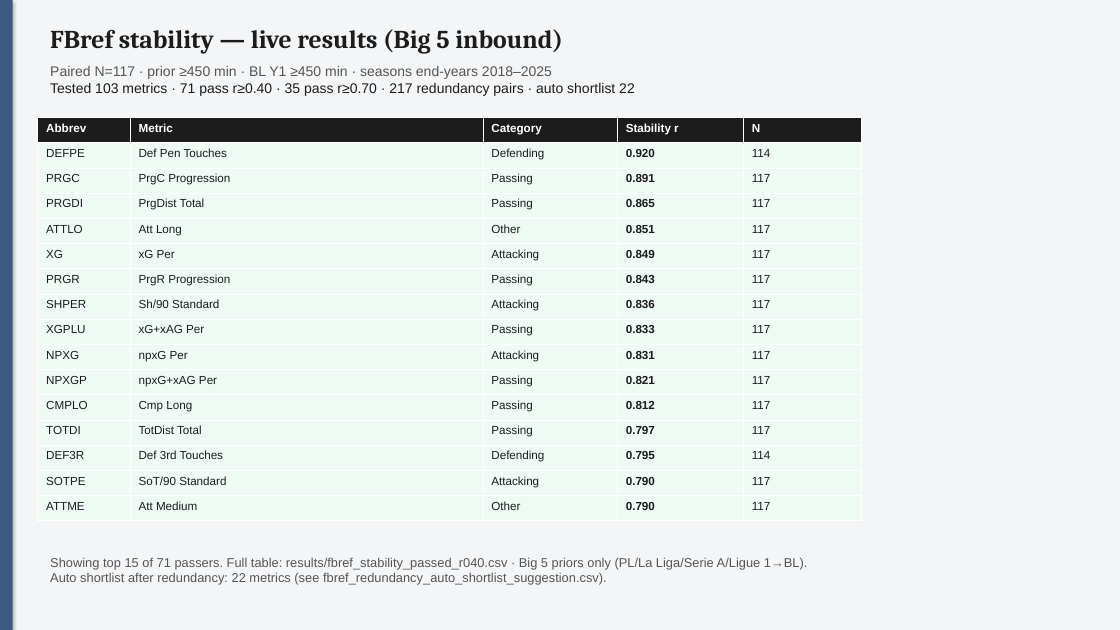
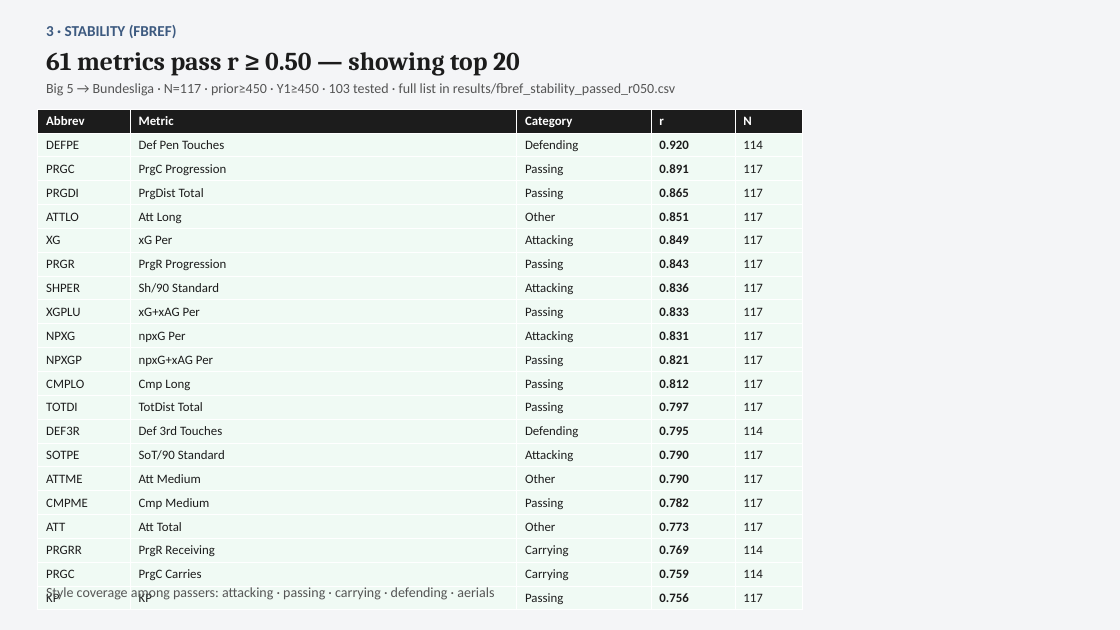
Before and after one commit to colbymorris08/bundesliga-transfer-traits, a slide deck: slide 6 of bundesliga_transfer_traits.pptx (slide 5 before the commit). Drawn at 1120x630 pixels with LibreOffice and Linux fonts; fonts in the diff are those of the drawing. Boxes give left, top, right and bottom in pixels: in the first picture for what was removed or moved away, otherwise in the second. Text is boxed around its words. In the diff, an @@ line names an element or a change of style, - is before the commit and + after.

```diff
--- a/bundesliga_transfer_traits.pptx
+++ b/bundesliga_transfer_traits.pptx
@@ rectangle removed at [0, 0, 13, 630] @@
@@ text added at [46, 25, 177, 38], 13 pt, text #3D5A80, bold @@
+3 · STABILITY (FBREF)
@@ text at [46, 52, 520, 75]: text changed @@
-FBref stability — live results (Big 5 inbound)
+61 metrics pass r ≥ 0.50 — showing top 20
@@ text at [46, 83, 675, 96]: text changed; font Arial to Calibri; text colour #1C1C1C to #555555 @@
-Paired N=117 · prior ≥450 min · BL Y1 ≥450 min · seasons end-years 2018–2025
-Tested 103 metrics · 71 pass r≥0.40 · 35 pass r≥0.70 · 217 redundancy pairs · auto shortlist 22
+Big 5 → Bundesliga · N=117 · prior≥450 · Y1≥450 · 103 tested · full list in results/fbref_stability_passed_r050.csv
@@ table at [38, 109, 802, 608] @@
-row 1, column 4: Stability r
+row 1, column 4: r
+row 17: CMPME | Cmp Medium | Passing | 0.782 | 117
+row 18: ATT | Att Total | Other | 0.773 | 117
+row 19: PRGRR | PrgR Receiving | Carrying | 0.769 | 114
+row 20: PRGC | PrgC Carries | Carrying | 0.759 | 114
+row 21: KP | KP | Passing | 0.756 | 117
@@ table: place and size @@
-table at [38, 118, 861, 521]
+table at [38, 109, 802, 608]
@@ text at [46, 587, 494, 601]: text changed; size 11 to 12 pt; font Arial to Calibri @@
-Showing top 15 of 71 passers. Full table: results/fbref_stability_passed_r040.csv · Big 5 priors only (PL/La Liga/Serie A/Ligue 1→BL).
-Auto shortlist after redundancy: 22 metrics (see fbref_redundancy_auto_shortlist_suggestion.csv).
+Style coverage among passers: attacking · passing · carrying · defending · aerials
```
Also in this commit, not shown: 2 other slides changed, 15 slides added, 6 slides removed, 32 other files.
